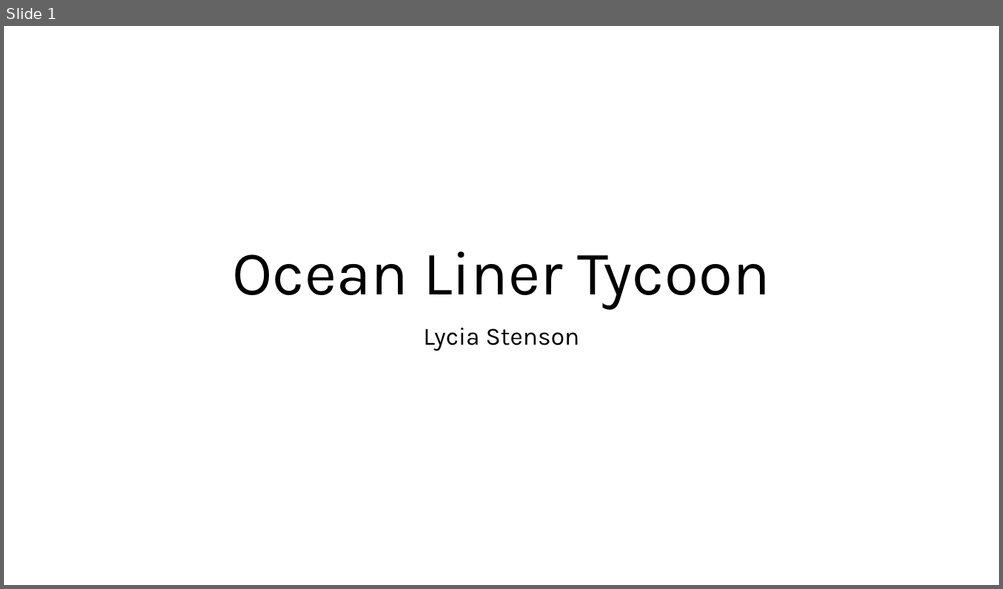
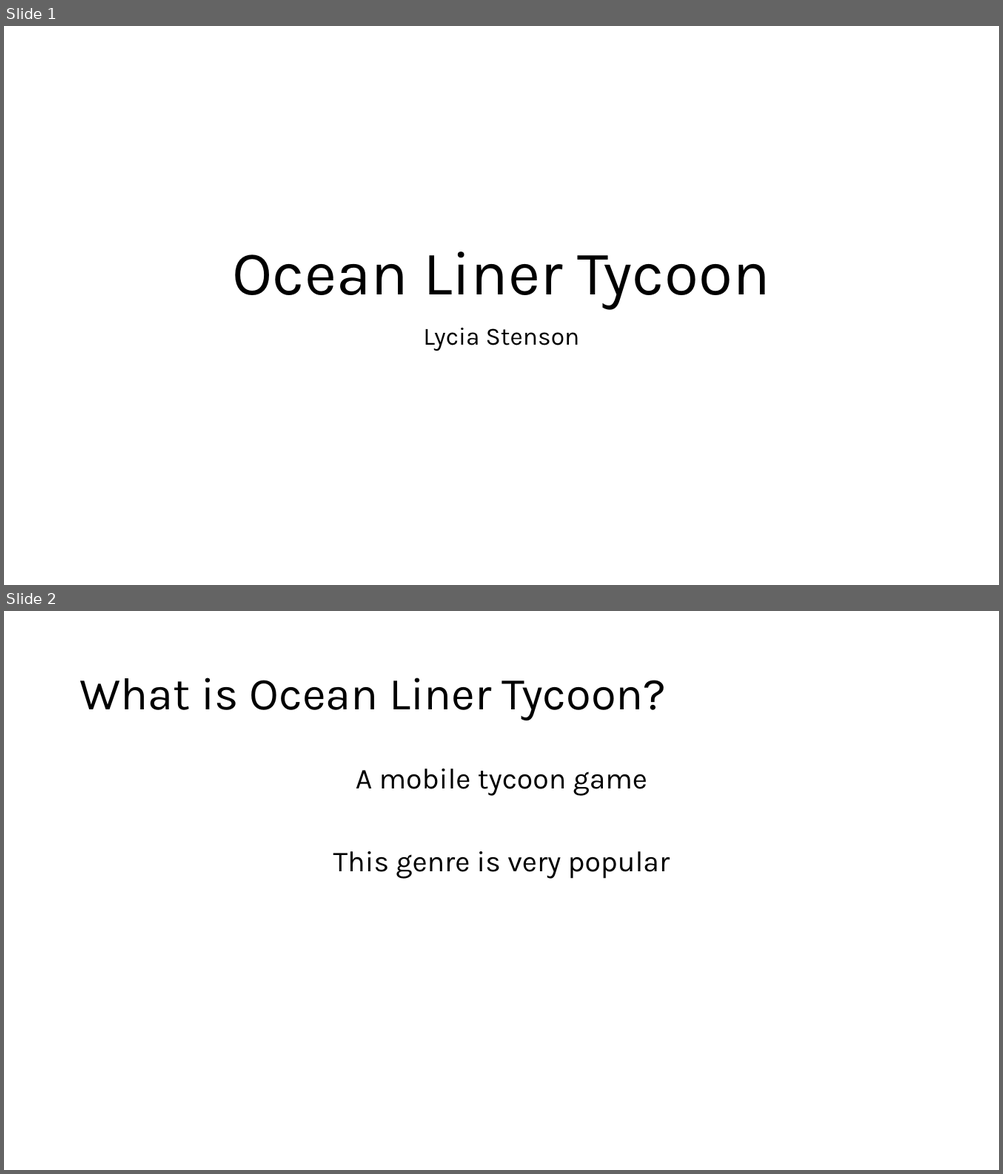
Before and after one commit to LyciaStenson/OceanLinerTycoon, a slide deck: Documents/Ocean Liner Tycoon Pitch.pptx. Shown one above the other, each under a label of ours: slide 1 before the commit, slides 1 and 2 after it. The pictures are 1003x589 and 1003x1174 pixels, drawn with LibreOffice and Linux fonts; fonts in the diff are those of the drawing. Boxes give left, top, right and bottom in pixels: in the first picture for what was removed or moved away, otherwise in the second. Text is boxed around its words. In the diff, an @@ line names an element or a change of style, - is before the commit and + after.

```diff
--- a/Documents/Ocean Liner Tycoon Pitch.pptx
+++ b/Documents/Ocean Liner Tycoon Pitch.pptx
@@ slide 2 added at (4,611,999,1170), background #FFFFFF @@
@@ title added at (79,678,666,721), 44 pt, text #000000 @@
+What is Ocean Liner Tycoon?
@@ text added at (333,769,670,879), 28 pt, text #000000 @@
+A mobile tycoon game
+This genre is very popular
```
Also in this commit, not shown: 1 slide changed, 1 other slide added, 3 other files.
